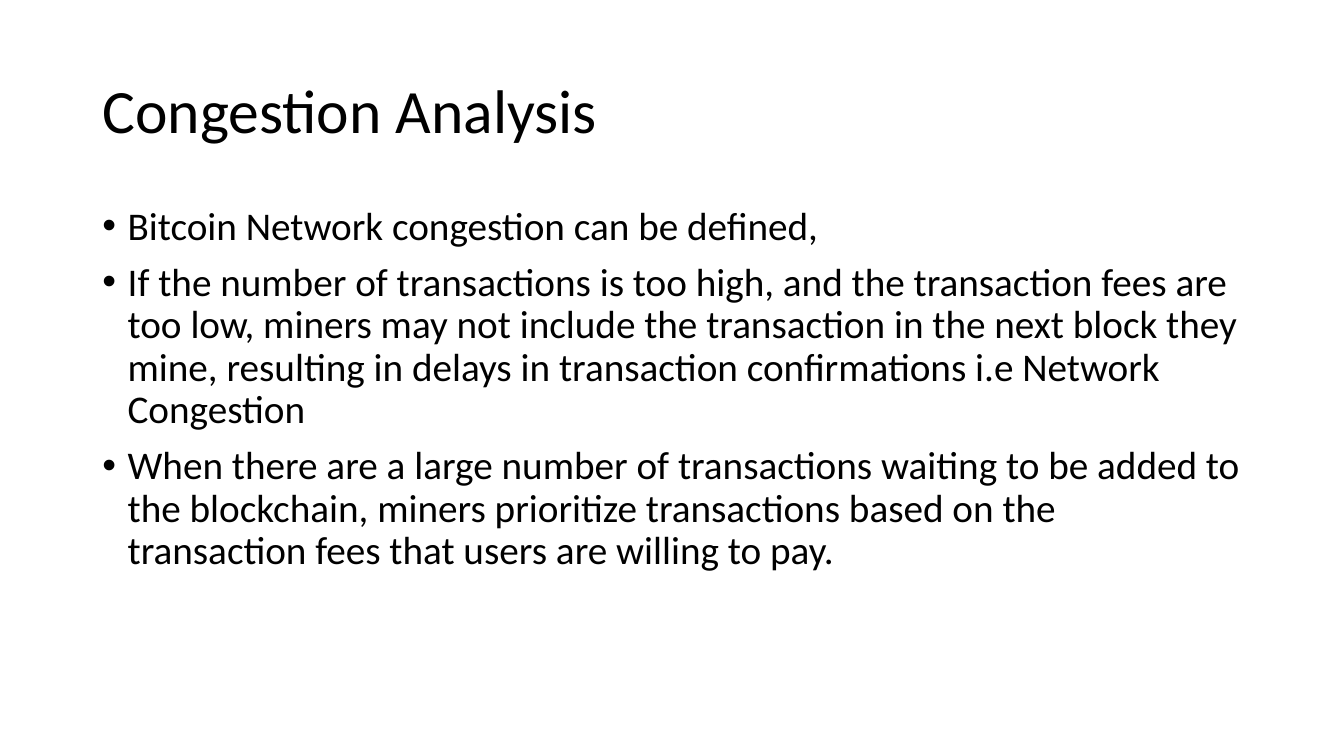
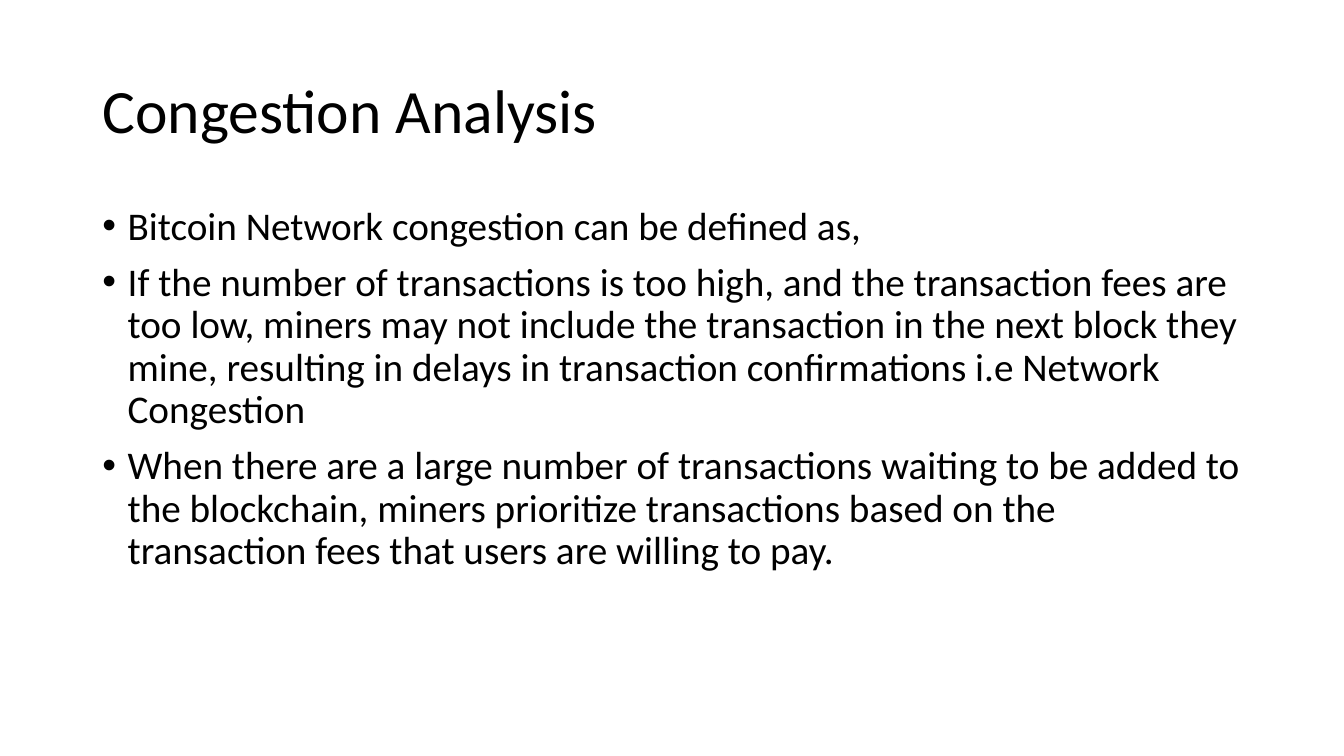
Before and after one commit to tejs13/Spark-Streaming-BTC, a slide deck: slide 15 of assets/CPSC 531 Final Presentation Real Time Analysis Of BTC Network Congestion.pptx (slide 14 before the commit). Drawn at 1344x756 pixels with LibreOffice and Linux fonts; fonts in the diff are those of the drawing. Boxes give left, top, right and bottom in pixels: in the first picture for what was removed or moved away, otherwise in the second. Text is boxed around its words. In the diff, an @@ line names an element or a change of style, - is before the commit and + after.

Commit message:
modified ppt

```diff
--- a/assets/CPSC 531 Final Presentation Real Time Analysis Of BTC Network Congestion.pptx
+++ b/assets/CPSC 531 Final Presentation Real Time Analysis Of BTC Network Congestion.pptx
@@ text at (128,212,861,247): text changed @@
-• Bitcoin Network congestion can be defined,
+• Bitcoin Network congestion can be defined as,
```
Also in this commit, not shown: 2 slides added.
